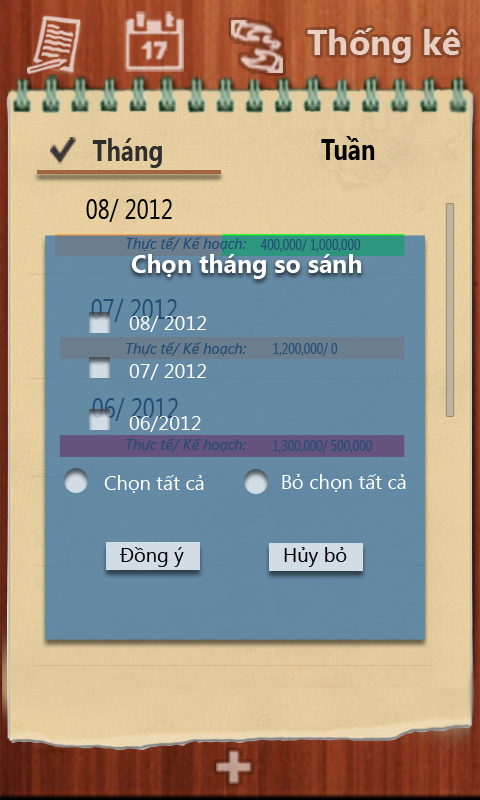
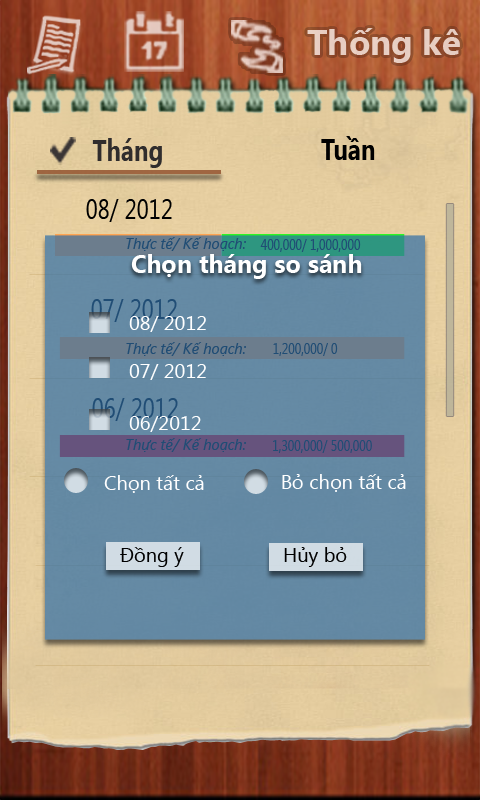
Revision of a layered 480 x 800 image; what changed, layer by layer:
hid "Layer 11" over [216, 750, 252, 784]
